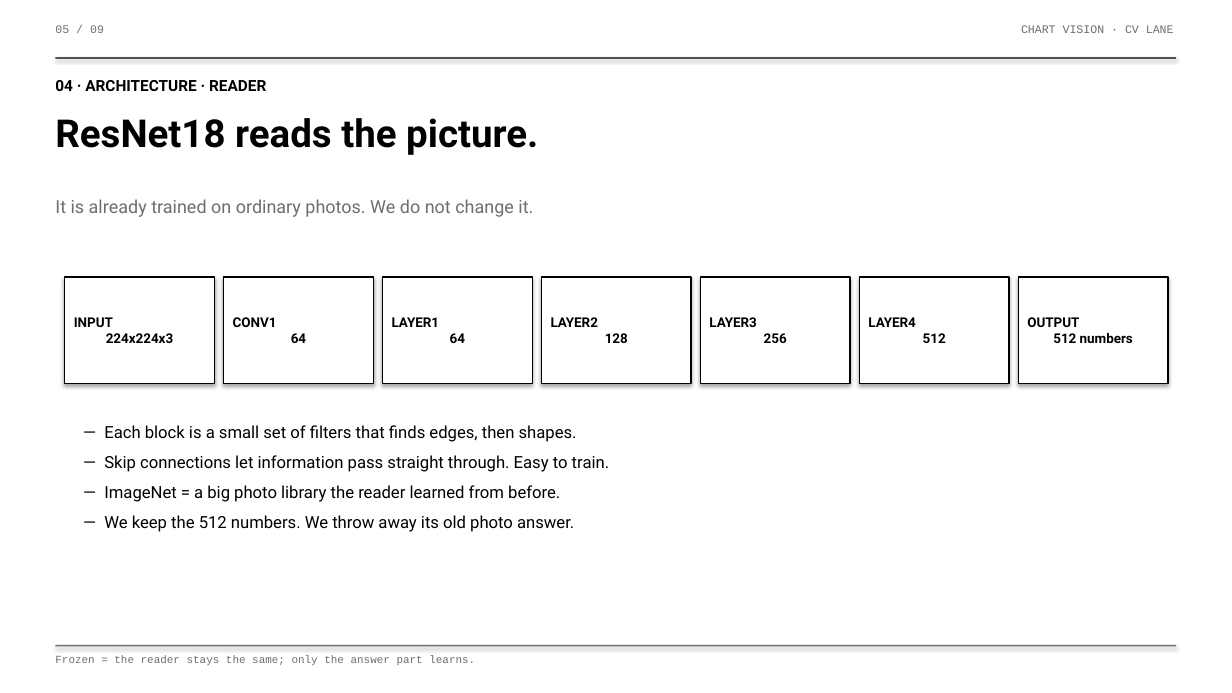
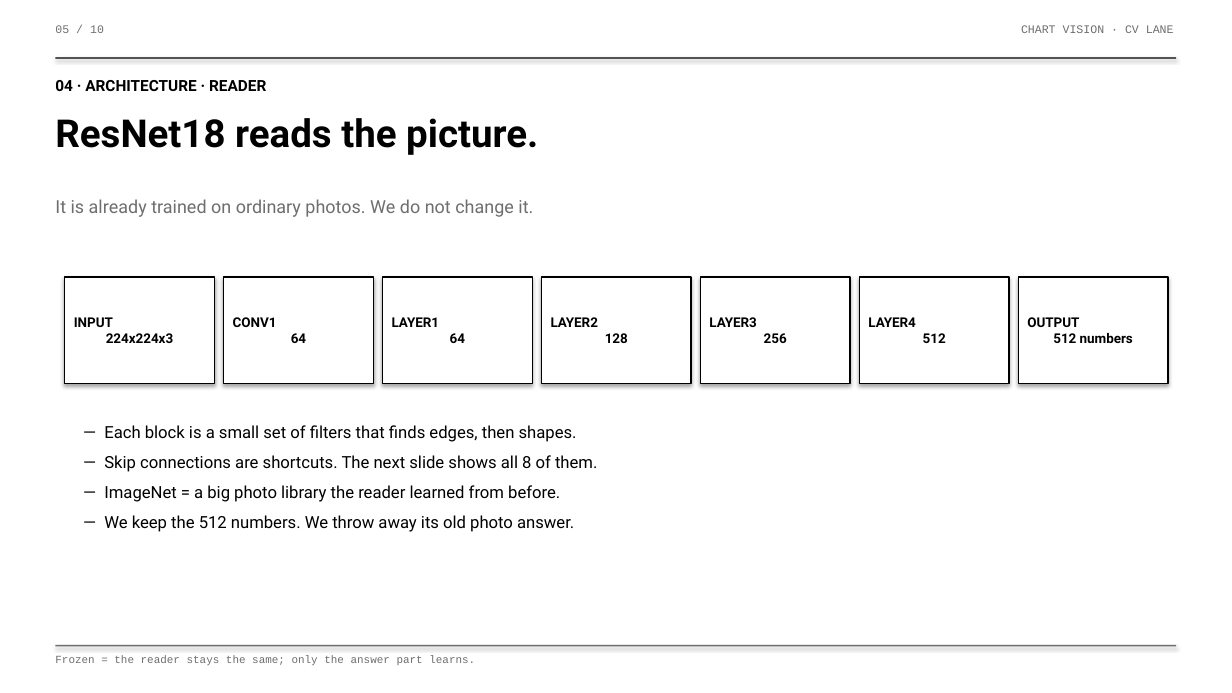
Before and after one commit to DharmilG/Stock-Direction-Predictor, a slide deck: slide 5 of CV/slides/Chart_Vision_Review.pptx. Drawn at 1232x693 pixels with LibreOffice and Linux fonts; fonts in the diff are those of the drawing. Boxes give left, top, right and bottom in pixels: in the first picture for what was removed or moved away, otherwise in the second. Text is boxed around its words. In the diff, an @@ line names an element or a change of style, - is before the commit and + after.

```diff
--- a/CV/slides/Chart_Vision_Review.pptx
+++ b/CV/slides/Chart_Vision_Review.pptx
@@ text at bbox=[55, 25, 104, 33]: text changed @@
-05 / 09
+05 / 10
@@ text at bbox=[104, 455, 597, 472]: text changed @@
-— Skip connections let information pass straight through. Easy to train.
+— Skip connections are shortcuts. The next slide shows all 8 of them.
```
Also in this commit, not shown: 8 other slides changed, 1 slide added, 2 other files.
